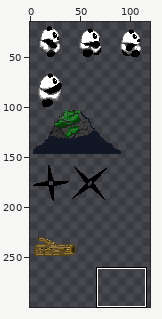
One commit to this sprite sheet: resources/textures/new-pixelart.png. The first picture is a wide view before the edit; the outline marks the close-up.
Close-up. As it was:
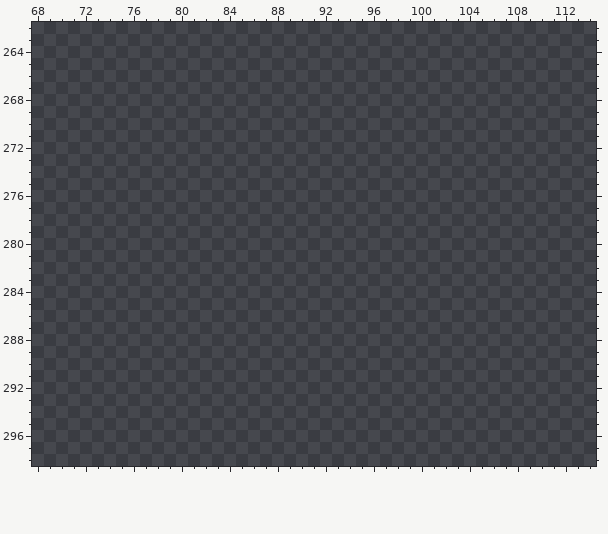
The file is 120x300 pixels. Colours within 5 levels of each other are drawn and written as one. Shown: x 68..114, y 262..298. The wide view leaves out empty margins. The commit also changed other parts of the picture, which this record leaves out.
Now the later version:
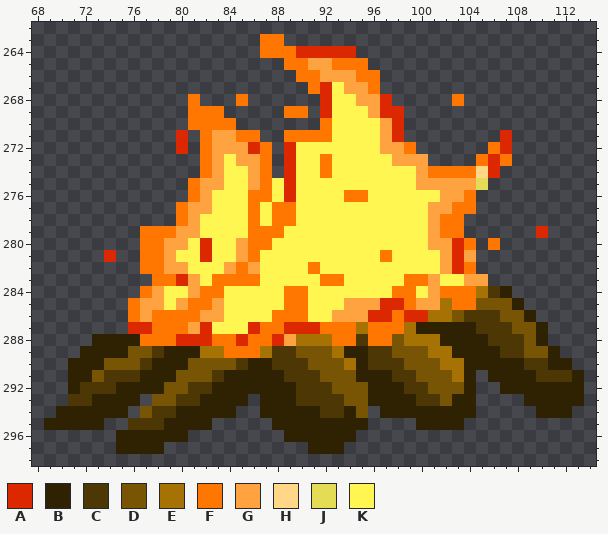
Palette (. is transparent): A #db2800  B #2e2203  C #4d3805  D #785505  E #a67203  F #ff7700  G #ffa340  H #ffd787  J #e3dc54  K #fff652
Diff:
y 263: x 87..88 .. -> FF
y 264: x 87..94 ........ -> FFFAAAAA
y 265: x 89..95 ....... -> FFGGFFF
y 266: x 90..96 ....... -> FFGGGFF
y 267: x 91..96 ...... -> FAKGGF
y 268: x 81 . -> F; x 85 . -> F; x 92..97 ...... -> AKKGGA; x 103 . -> F
y 269: x 81..83 ... -> FFF; x 89..90 .. -> FF; x 92..98 ....... -> AKKKGAA
y 270: x 81..84 .... -> FFFF; x 92..98 ....... -> FKKKKGA
y 271: x 80 . -> A; x 82..86 ..... -> FGGFF; x 89..98 .......... -> FFFFKKKKGA; x 107 . -> A
y 272: x 80 . -> A; x 82..87 ...... -> FGGGAF; x 89..99 ........... -> AKKKKKKKGGF; x 106..107 .. -> FA
y 273: x 82..87 ...... -> FGKGGF; x 89..100 ............ -> AKKFKKKKKGGG; x 105..107 ... -> FAF
y 274: x 82..87 ...... -> FGKKGF; x 89..106 .................. -> AKKFKKKKKKKGFFFFHA
y 275: x 81..105 ......................... -> FGGKKGFKAKKKKKKKKKKGGGGGJ
y 276: x 81..104 ........................ -> FGKKKFFKAKKKKFFKKKKKKGGF
y 277: x 80..104 ......................... -> FGGKKKFKFFKKKKKKKKKKKGGFF
y 278: x 80..103 ........................ -> FGKKKKFKFFKKKKKKKKKKKGFF
y 279: x 77..103 ........................... -> FFFGGKKKKFFFKKKKKKKKKKKKGFF; x 110 . -> A
y 280: x 77..104 ............................ -> FFGGKAKKGFFKKKKKKKKKKKKKGGAF; x 106 . -> F
y 281: x 74 . -> A; x 77..104 ............................ -> FFGKKAKKGFKKKKKKKKKKFKKKKGAG
y 282: x 77..104 ............................ -> FFGGKKKGFGKKKKFKKKKKKKKKKGAF
y 283: x 78..105 ............................ -> FFAGKFFFFKKKKKFFKKKKKFFGKKGG
y 284: x 77..107 ............................... -> FGKKGFFKKKKKFFKKKKKKKFFKGFFFECB
y 285: x 76..108 ................................. -> FGGKGFFGKKKKKFFKKKGGGAAFGGEFFDDDB
y 286: x 76..109 .................................. -> FGFFFFGGKKKKFFFKKGGGAAFAAEEDCCCDDB
y 287: x 76..110 ................................... -> AAFFFGAKKKAFFAAAFFFEFFFEBBBBBCCCDDB
y 288: x 73..110 ...................................... -> BBBBFFFAAAFFAFFAGEEEFFCFFDEEEBBBBCCCDB
y 289: x 72..111 ........................................ -> BBBBDDCBBBEEFFFECCDDDEBBCCDDDEEBBBBCCDDB
y 290: x 71..112 .......................................... -> BBBDDDCBBBDDDDCBBCCCDDDEBCCCDDDEEBBBBBCCBB
y 291: x 71..104 .................................. -> BBDCCCBBBDDDCBBBBBCCCDDDBBBCCDDDEB; x 106..113 ........ -> BBBBCCCB
y 292: x 71..104 .................................. -> BCCCBBBBDDCCBBBBBBBCCCDDDBBBCCDDDB; x 107..113 ....... -> BBBBBBB
y 293: x 71..76 ...... -> CCBBBB; x 78..85 ........ -> DDCCBBBB; x 87..104 .................. -> BBBCCCCDDBBBBCCDBB; x 109..113 ..... -> BBBBB
y 294: x 70..75 ...... -> BBBBBB; x 77..84 ........ -> DCCBBBBB; x 87..95 ......... -> BBBBBCCBD; x 97..104 ........ -> BBBBBBBB; x 110..112 ... -> BBB
y 295: x 69..73 ..... -> BBBBB; x 76..82 ....... -> CCCBBBB; x 88..95 ........ -> BBBBBBBB; x 100..103 .... -> BBBB
y 296: x 75..80 ...... -> BBBBBB; x 89..94 ...... -> BBBBBB
y 297: x 75..78 .... -> BBBB; x 91..93 ... -> BBB
